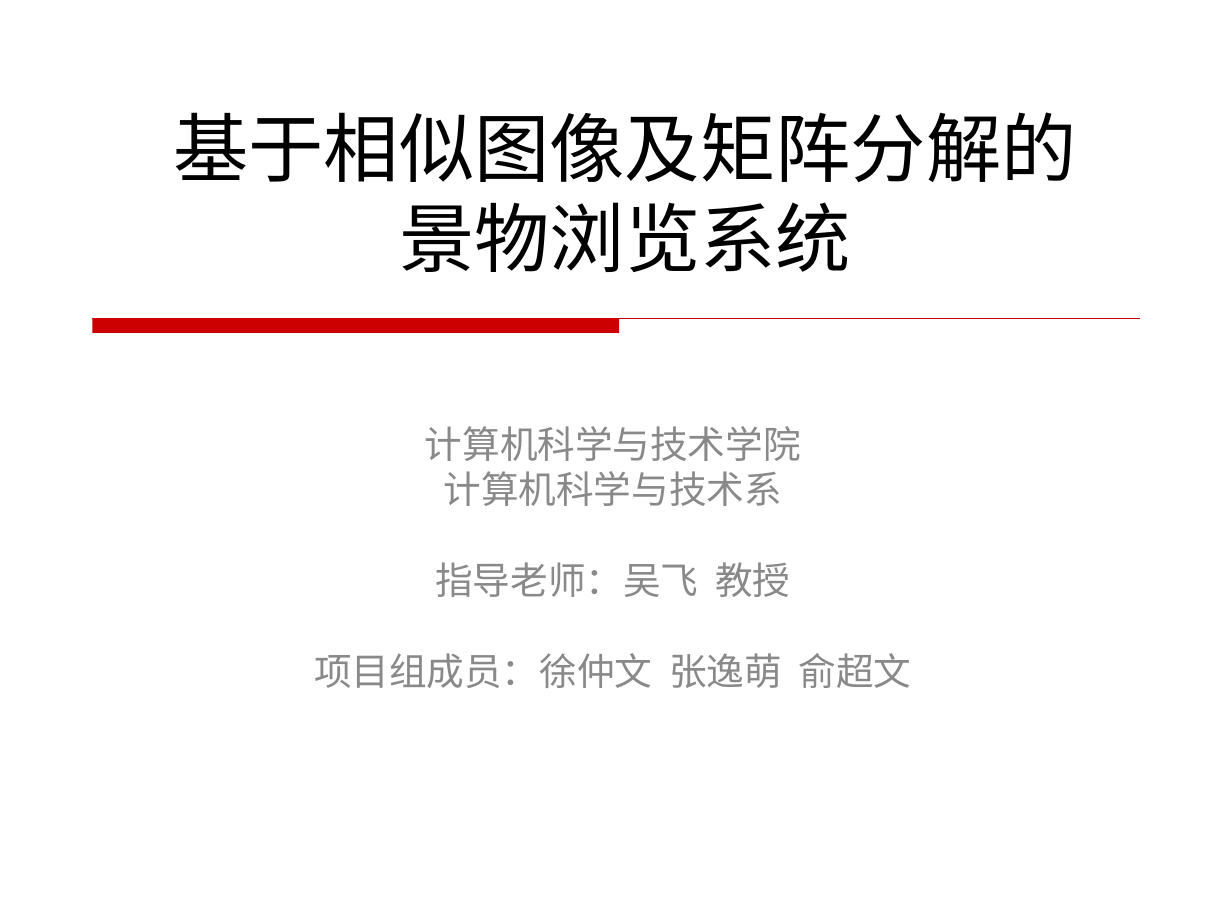
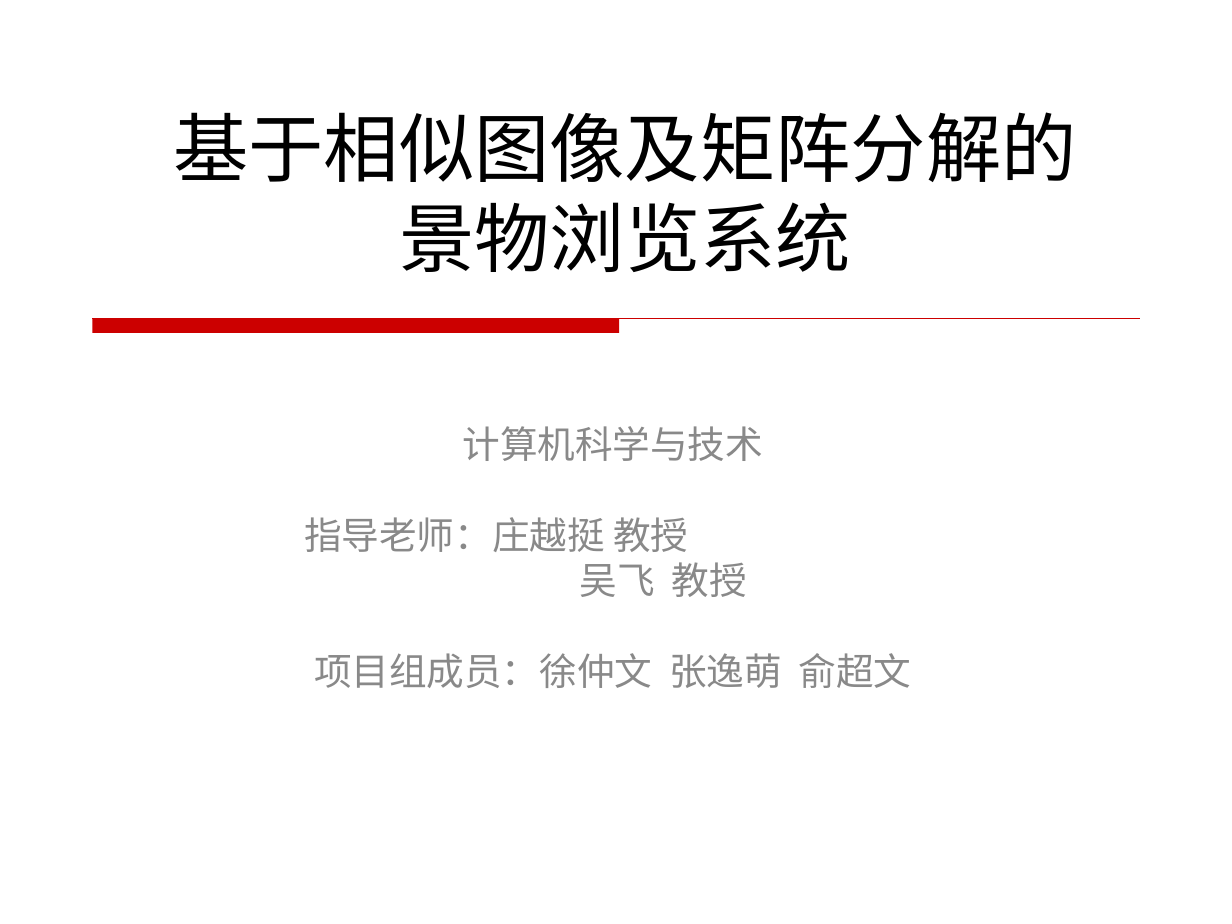
Before and after one commit to zym1010/photo_tourism_ZJU, a slide deck: slide 1 of ppt/基于相似图像及矩阵分解的景物浏览系统结题.ppt. Drawn at 1232x924 pixels with LibreOffice and Linux fonts; fonts in the diff are those of the drawing. Boxes give left, top, right and bottom in pixels: in the first picture for what was removed or moved away, otherwise in the second. Text is boxed around its words. In the diff, an @@ line names an element or a change of style, - is before the commit and + after.

```diff
--- a/ppt/基于相似图像及矩阵分解的景物浏览系统结题.ppt
+++ b/ppt/基于相似图像及矩阵分解的景物浏览系统结题.ppt
@@ subtitle at (304, 426, 763, 597): text changed @@
-计算机科学与技术学院
-计算机科学与技术系
-指导老师：吴飞 教授
+计算机科学与技术
+指导老师：庄越挺 教授
+吴飞 教授
```
Also in this commit, not shown: 9 other slides changed, 9 slides added, 2 slides removed.
